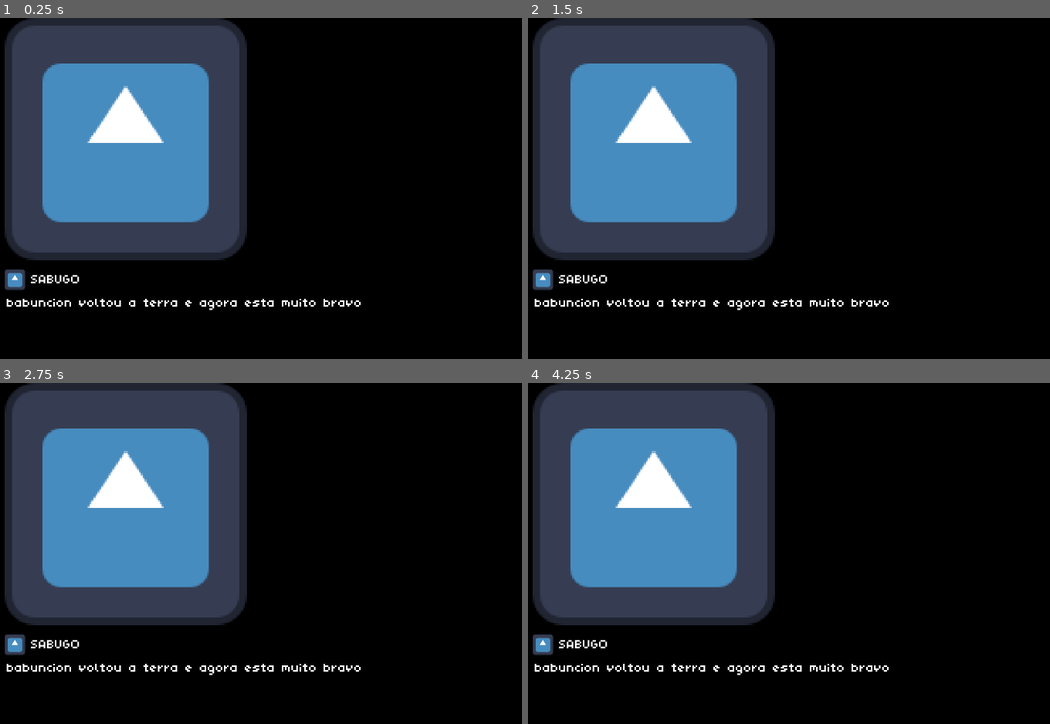
Above: before the commit, frames 1-4 (two rows, left to right).
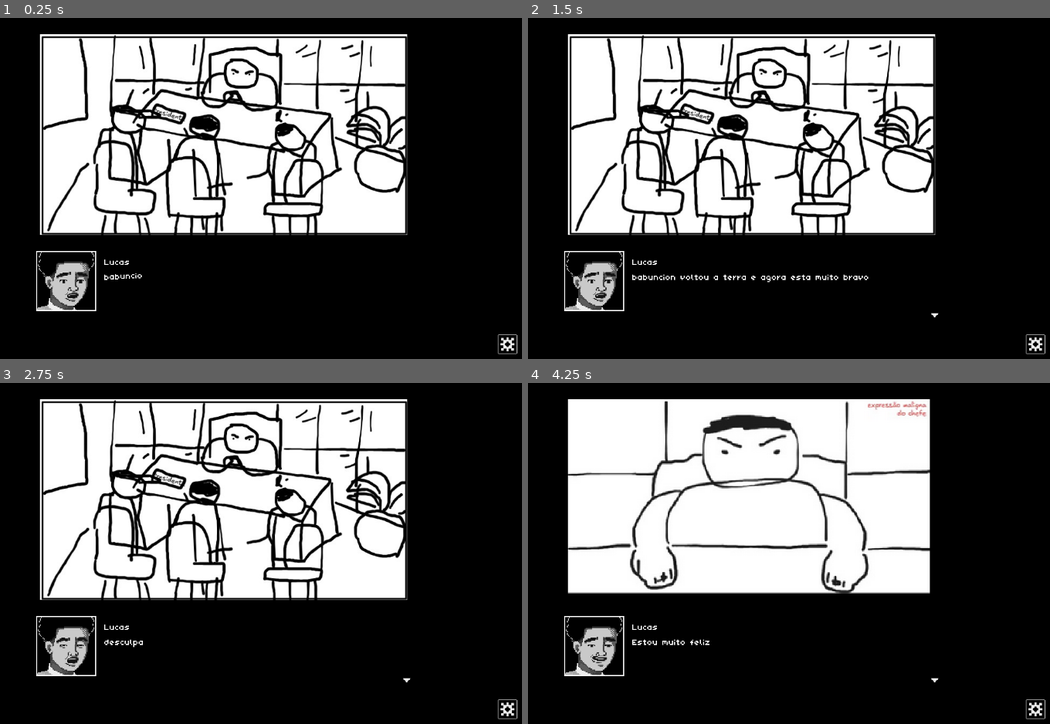
Above: after the commit, the same moments.

Repository: pedroand6/FelpoJam
Game: Godot game, scene res://Scenes/VisualNovel.tscn
Two runs of this game, one before a commit and one after it. Both use one fixed random seed, a clock stepped at 60 frames per second and the inputs below. The engine's default icon, where the game draws it, is replaced by a stand-in: a white triangle on a blue panel in a dark square.
Inputs (mouse positions are in pixels of both pictures, inside the frame that each line leads up to):
- Up to frame 1 (0.25 s): no input
- Up to frame 2 (1.5 s): click (789, 287) at 0.52 s; click (1034, 345) at 1.27 s
- Up to frame 3 (2.75 s): click (261, 652) at 2.02 s
- Up to frame 4 (4.25 s): click (1034, 710) at 2.77 s; click (789, 652) at 3.52 s

The runs differ from the first frame. In frame 1, 50% of the frame differs, in the area x 0-100%, y 0-99%; in frame 2, 50%; in frame 3, 50%; in frame 4, 50%.
Error before the commit: Invalid access of index '2' on a base object of type: 'Array'. (res://Scripts/visual_novel.gd:33)

Commit message:
visual novel finalizada falta configuracoes e menu principal

Diff:
--- a/Dialogues/Cena1.json
+++ b/Dialogues/Cena1.json
@@ -2,30 +2,26 @@
 	"Cena1": [
 		[
 			{
-				"icon": "aBravo",
-				"nome": "drPenis",
-				"texto": "babuncion voltou a terra e agora esta muito bravo",
-				"duracao": 2
+				"icone": "amedrontado",
+				"nome": "Lucas",
+				"texto": "babuncion voltou a terra e agora esta muito bravo"
 			},
 			{
-				"icon": "aTriste",
-				"nome": "drPenis",
-				"texto": "desculpa",
-				"duracao": 2
+				"icone": "indignado",
+				"nome": "Lucas",
+				"texto": "desculpa"
 			}
 		],
 		[
 			{
-				"icon": "aBravo",
-				"nome": "drPenis",
-				"texto": "babuncion voltou a terra e agora esta muito bravo",
-				"duracao": 2
+				"icone": "sorrindo",
+				"nome": "Lucas",
+				"texto": "Estou muito feliz"
 			},
 			{
-				"icon": "aBravo",
-				"nome": "drPenis",
-				"texto": "babuncion voltou a terra e agora esta muito bravo",
-				"duracao": 2
+				"icone": "serio",
+				"nome": "Lucas",
+				"texto": "Nao."
 			}
 		]
 	]
--- a/Scenes/VisualNovel.tscn
+++ b/Scenes/VisualNovel.tscn
@@ -4,6 +4,14 @@
 [ext_resource type="Texture2D" uid="uid://dox0ffjpqdnw4" path="res://icon.svg" id="1_ptmd0"]
 [ext_resource type="Theme" uid="uid://cbeg7kv1qoe6x" path="res://Themes/labelTheme.tres" id="2_23cdr"]
 [ext_resource type="Theme" uid="uid://bx5uaiy3dc1m4" path="res://Themes/dialogueTheme.tres" id="3_lfvaj"]
+[ext_resource type="Script" uid="uid://hvci6lhwlr4q" path="res://Scenes/dialogue_box.gd" id="4_lfvaj"]
+[ext_resource type="Texture2D" uid="uid://cec7ta85itm5o" path="res://Sprites/UI/continueBtn.png" id="6_afsgk"]
+[ext_resource type="Script" uid="uid://cbsk3sjfmvlta" path="res://Scripts/dialogueEffect.gd" id="6_gsx18"]
+[ext_resource type="Texture2D" uid="uid://c2v3k0p2lgatq" path="res://Sprites/UI/gearIcon.png" id="7_vcchw"]
+
+[sub_resource type="RichTextEffect" id="RichTextEffect_w4fai"]
+script = ExtResource("6_gsx18")
+metadata/_custom_type_script = "uid://cbsk3sjfmvlta"
 
 [node name="Visual Novel" type="Node2D" unique_id=1817360411]
 script = ExtResource("1_23cdr")
@@ -28,9 +36,10 @@
 
 [node name="Scene" type="TextureRect" parent="CanvasLayer/TopArea" unique_id=2041798609]
 layout_mode = 0
-offset_left = 174.0
-offset_right = 978.0
-offset_bottom = 452.0
+offset_left = 240.0
+offset_top = 30.0
+offset_right = 915.55554
+offset_bottom = 410.0
 size_flags_horizontal = 3
 size_flags_vertical = 3
 theme = ExtResource("3_lfvaj")
@@ -46,33 +55,74 @@
 offset_top = -179.0
 grow_horizontal = 2
 grow_vertical = 0
+script = ExtResource("4_lfvaj")
 
 [node name="Name" type="RichTextLabel" parent="CanvasLayer/BottomArea" unique_id=1901655247]
 texture_filter = 1
 layout_mode = 0
-offset_left = 223.0
-offset_top = 3.0
-offset_right = 567.0
-offset_bottom = 37.0
+offset_left = 360.0
+offset_top = -20.0
+offset_right = 704.0
+offset_bottom = -3.0
 theme = ExtResource("2_23cdr")
-text = "SABUGO"
+text = "Nome"
 autowrap_mode = 0
 vertical_alignment = 1
 
 [node name="DialogueBox" type="RichTextLabel" parent="CanvasLayer/BottomArea" unique_id=563849924]
 texture_filter = 1
 layout_mode = 0
-offset_left = 178.0
-offset_top = 52.0
-offset_right = 978.0
-offset_bottom = 166.0
+offset_left = 360.0
+offset_top = 8.0
+offset_right = 916.0
+offset_bottom = 78.0
 theme = ExtResource("3_lfvaj")
+bbcode_enabled = true
 text = "Diálogo..."
+custom_effects = [SubResource("RichTextEffect_w4fai")]
+
+[node name="ContinueBtn" type="TextureRect" parent="CanvasLayer/BottomArea" unique_id=1454276205]
+visible = false
+texture_filter = 1
+layout_mode = 0
+offset_left = 916.0
+offset_top = 78.00002
+offset_right = 968.9863
+offset_bottom = 130.98636
+scale = Vector2(0.3019644, 0.3019644)
+texture = ExtResource("6_afsgk")
 
 [node name="Icon" type="TextureRect" parent="CanvasLayer/BottomArea" unique_id=1677549077]
+texture_filter = 1
 layout_mode = 0
-offset_left = 174.0
-offset_right = 302.0
-offset_bottom = 128.0
+offset_left = 233.0
+offset_top = -34.0
+offset_right = 603.90466
+offset_bottom = 336.90466
 scale = Vector2(0.3019644, 0.3019644)
 texture = ExtResource("1_ptmd0")
+
+[node name="DialogueBtn" type="Button" parent="CanvasLayer/BottomArea" unique_id=1670132534]
+layout_mode = 0
+offset_left = 345.0
+offset_top = -34.0
+offset_right = 951.0
+offset_bottom = 107.0
+flat = true
+
+[node name="TextureButton" type="TextureButton" parent="CanvasLayer" unique_id=738053190]
+anchors_preset = 3
+anchor_left = 1.0
+anchor_top = 1.0
+anchor_right = 1.0
+anchor_bottom = 1.0
+offset_left = -60.0
+offset_top = -59.0
+offset_right = -20.0
+offset_bottom = -19.0
+grow_horizontal = 0
+grow_vertical = 0
+texture_normal = ExtResource("7_vcchw")
+stretch_mode = 4
+
+[connection signal="button_down" from="CanvasLayer/BottomArea/DialogueBtn" to="." method="_on_dialogue_btn_button_down"]
--- /dev/null
+++ b/Scenes/dialogue_box.gd
@@ -0,0 +1,35 @@
+extends Control
+
+@onready var dialogoObj = $DialogueBox
+@onready var nomeObj = $Name
+@onready var iconObj = $Icon
+@onready var continueBtn = $ContinueBtn
+
+var textoAnimando = false
+
+# Called when the node enters the scene tree for the first time.
+func _ready() -> void:
+	pass # Replace with function body.
+
+# Called every frame. 'delta' is the elapsed time since the previous frame.
+func _process(delta: float) -> void:
+	pass
+
+func mostra_texto(dialogoInfo: Dictionary) -> void:
+	dialogoObj.text = "[jump_effect]" + dialogoInfo["texto"]
+	iconObj.texture = load("res://Sprites/Icons/%s/%s-retrato-%s.png" % [dialogoInfo["nome"], \
+		 dialogoInfo["nome"].to_lower(), dialogoInfo["icone"]])
+	nomeObj.text = dialogoInfo["nome"]
+	anima_texto()
+
+func anima_texto():
+	textoAnimando = true
+	dialogoObj.visible_characters = 0
+	while dialogoObj.visible_ratio < 1.0:
+		dialogoObj.visible_characters += 1
+		await wait(0.025)
+	textoAnimando = false
+	continueBtn.visible = true
+
+func wait(duration):
+	await get_tree().create_timer(duration, false, false).timeout
--- /dev/null
+++ b/Scripts/dialogueEffect.gd
@@ -0,0 +1,12 @@
+@tool
+extends RichTextEffect
+class_name JumpTextEffect
+
+var bbcode := "jump_effect"
+
+func _process_custom_fx(char_fx: CharFXTransform) -> bool:
+	var text_server := TextServerManager.get_primary_interface()
+
+	var fall = clamp(pow((char_fx.elapsed_time - char_fx.range.x / 40.0), 2.0) * 50.0 - 3, -3, 0)
+	char_fx.offset.y = fall
+	return true
--- a/Scripts/visual_novel.gd
+++ b/Scripts/visual_novel.gd
@@ -1,7 +1,13 @@
 extends Node2D
 
-@onready var dialogos = read_json("res://Dialogues/Cena1.json")
-@onready var caixaDialogo = $CanvasLayer/BottomArea/DialogueBox
+@export var nomeCena : String = "Cena1"
+
+@onready var dialogos = le_json("res://Dialogues/%s.json" % [nomeCena])
+@onready var caixaDialogo = $CanvasLayer/BottomArea
+
+var cenasPath : String = "res://Dialogues/%s/" % [nomeCena]
+@onready var cenaObj = $CanvasLayer/TopArea/Scene
+@onready var cenasImg = le_cenas(cenasPath)
 
 var dialogoAtual = 0
 var cenaAtual = 0
@@ -10,24 +16,44 @@
 func _ready() -> void:
 	atualiza_cena()
 
-func _process(delta: float) -> void:
-	if Input.is_action_just_pressed("PassaDialogo"):
-		passa_dialogo()
-
-func read_json(fileName: String):
+func le_json(fileName: String):
 	var file = FileAccess.open(fileName, FileAccess.READ)
 	var json_object = JSON.new()
 	var _parse_err = json_object.parse(file.get_as_text())
 	return json_object.get_data()
 
+func le_cenas(path):
+	var files = []
+	var dir = DirAccess.open(path)
+	var returnedFiles = dir.get_files()
+	for file in returnedFiles:
+		if not file.ends_with(".import"):
+			files.append(file)
 
-func passa_dialogo():
+	return files
+
+func passa_dialogo() -> void:
+	if caixaDialogo.textoAnimando:
+		caixaDialogo.dialogoObj.visible_ratio = 1.0
+		caixaDialogo.textoAnimando = false
+		caixaDialogo.continueBtn.visible = true
+		return
+
 	dialogoAtual += 1
-	if dialogoAtual >= len(dialogos["Cena1"][cenaAtual]):
+	if dialogoAtual >= len(dialogos[nomeCena][cenaAtual]):
+		if cenaAtual + 1 >= len(dialogos[nomeCena]):
+			return
+
 		dialogoAtual = 0
 		cenaAtual += 1
 
 	atualiza_cena()
 
 func atualiza_cena():
-	caixaDialogo.text = dialogos["Cena1"][cenaAtual][dialogoAtual]["texto"]
+	cenaObj.texture = load(cenasPath + cenasImg[cenaAtual])
+	caixaDialogo.mostra_texto(dialogos[nomeCena][cenaAtual][dialogoAtual])
+	caixaDialogo.continueBtn.visible = false
+
+
+func _on_dialogue_btn_button_down() -> void:
+	passa_dialogo()
--- a/Themes/dialogueTheme.tres
+++ b/Themes/dialogueTheme.tres
@@ -1,7 +1,7 @@
 [gd_resource type="Theme" format=3 uid="uid://bx5uaiy3dc1m4"]
 
-[ext_resource type="FontFile" uid="uid://cabqydep0tvgq" path="res://Fonts/PixelPleasing.ttf" id="1_b4dew"]
+[ext_resource type="FontFile" uid="uid://ciifmwwrc18b6" path="res://Fonts/PixelPleasing.ttf" id="1_b4dew"]
 
 [resource]
 default_font = ExtResource("1_b4dew")
-default_font_size = 24
+default_font_size = 16
--- a/Themes/labelTheme.tres
+++ b/Themes/labelTheme.tres
@@ -1,7 +1,7 @@
 [gd_resource type="Theme" format=3 uid="uid://cbeg7kv1qoe6x"]
 
-[ext_resource type="FontFile" uid="uid://cabqydep0tvgq" path="res://Fonts/PixelPleasing.ttf" id="1_ktktq"]
+[ext_resource type="FontFile" uid="uid://ciifmwwrc18b6" path="res://Fonts/PixelPleasing.ttf" id="1_ktktq"]
 
 [resource]
 default_font = ExtResource("1_ktktq")
-default_font_size = 24
+default_font_size = 16
Binary file added: Dialogues/Cena1/1.jpg
Not shown, added: Dialogues/Cena1/1.jpg.import
Binary file added: Dialogues/Cena1/Screenshot_4.png
Not shown, added: Dialogues/Cena1/Screenshot_4.png.import
Binary file changed: Fonts/PixelPleasing.ttf
Not shown, changed: Fonts/PixelPleasing.ttf.import
Not shown, added: Scenes/dialogue_box.gd.uid
Not shown, added: Scripts/dialogueEffect.gd.uid
Binary file added: Sprites/Icons/Lucas/lucas-retrato-amedrontado.png
Not shown, added: Sprites/Icons/Lucas/lucas-retrato-amedrontado.png.import
Binary file added: Sprites/Icons/Lucas/lucas-retrato-indignado.png
Not shown, added: Sprites/Icons/Lucas/lucas-retrato-indignado.png.import
(and 14 more such lines)
